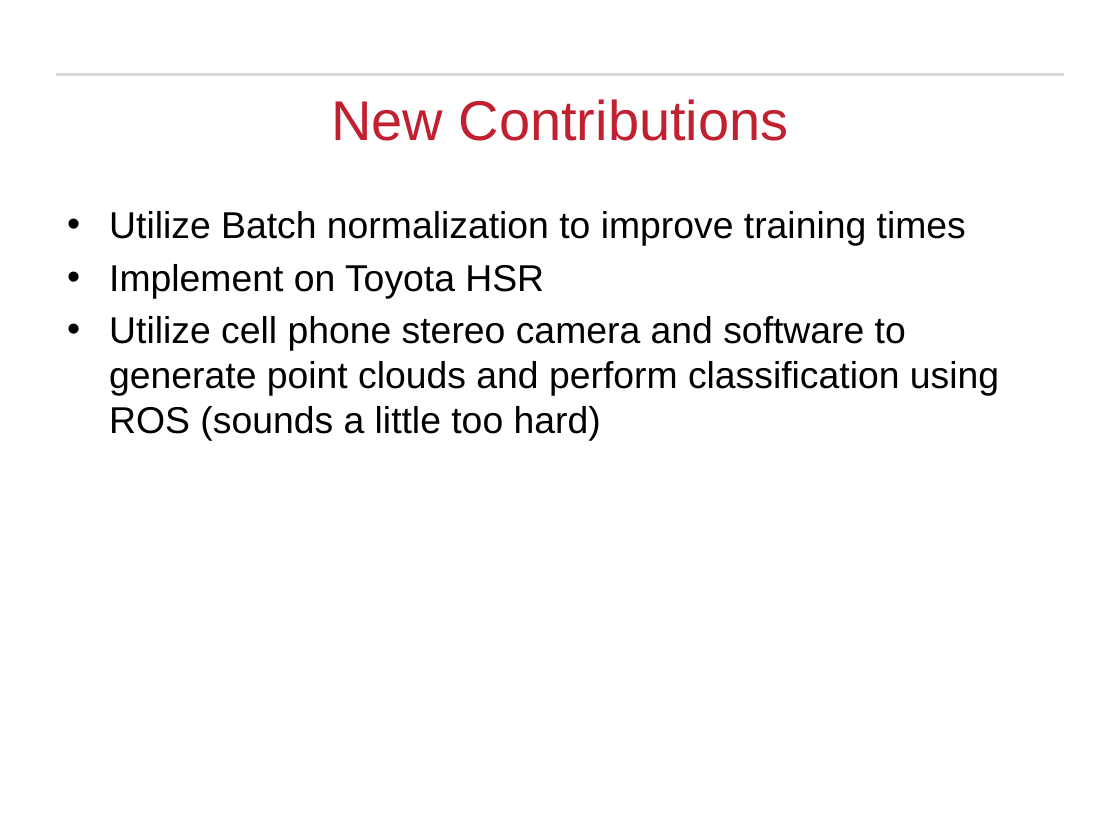
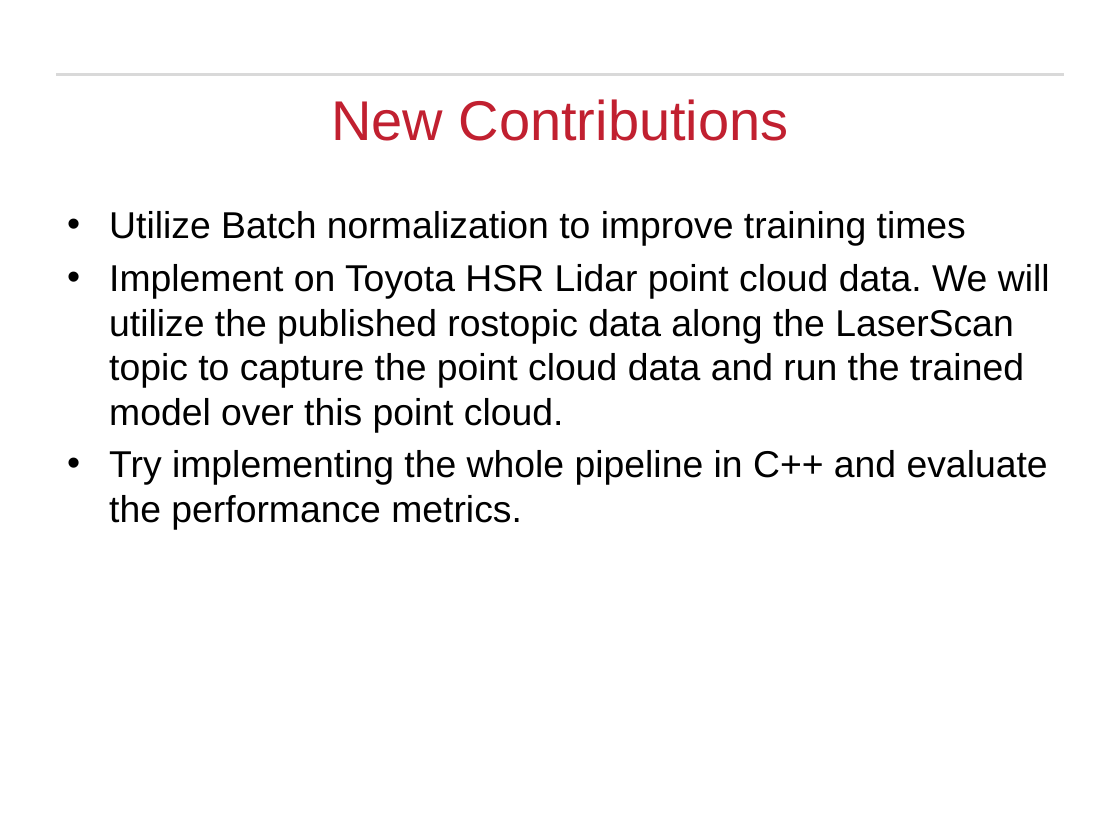
Before and after one commit to Michael-Hodges/PointNet, a slide deck: slide 4 of EECE5554_Design_Project.pptx. Drawn at 1120x840 pixels with LibreOffice and Linux fonts; fonts in the diff are those of the drawing; background and template pictures are left out. Boxes give left, top, right and bottom in pixels: in the first picture for what was removed or moved away, otherwise in the second. Text is boxed around its words. In the diff, an @@ line names an element or a change of style, - is before the commit and + after.

Commit message:
Updated the ppt

```diff
--- a/EECE5554_Design_Project.pptx
+++ b/EECE5554_Design_Project.pptx
@@ text at <box>109,264,1050,530</box>: text changed @@
-• Implement on Toyota HSR
-• Utilize cell phone stereo camera and software to generate point clouds and perform classification using ROS (sounds a little too hard)
+• Implement on Toyota HSR Lidar point cloud data. We will utilize the published rostopic data along the LaserScan topic to capture the point cloud data and run the trained model over this point cloud.
+• Try implementing the whole pipeline in C++ and evaluate the performance metrics.
```
Also in this commit, not shown: 1 other slide changed.
